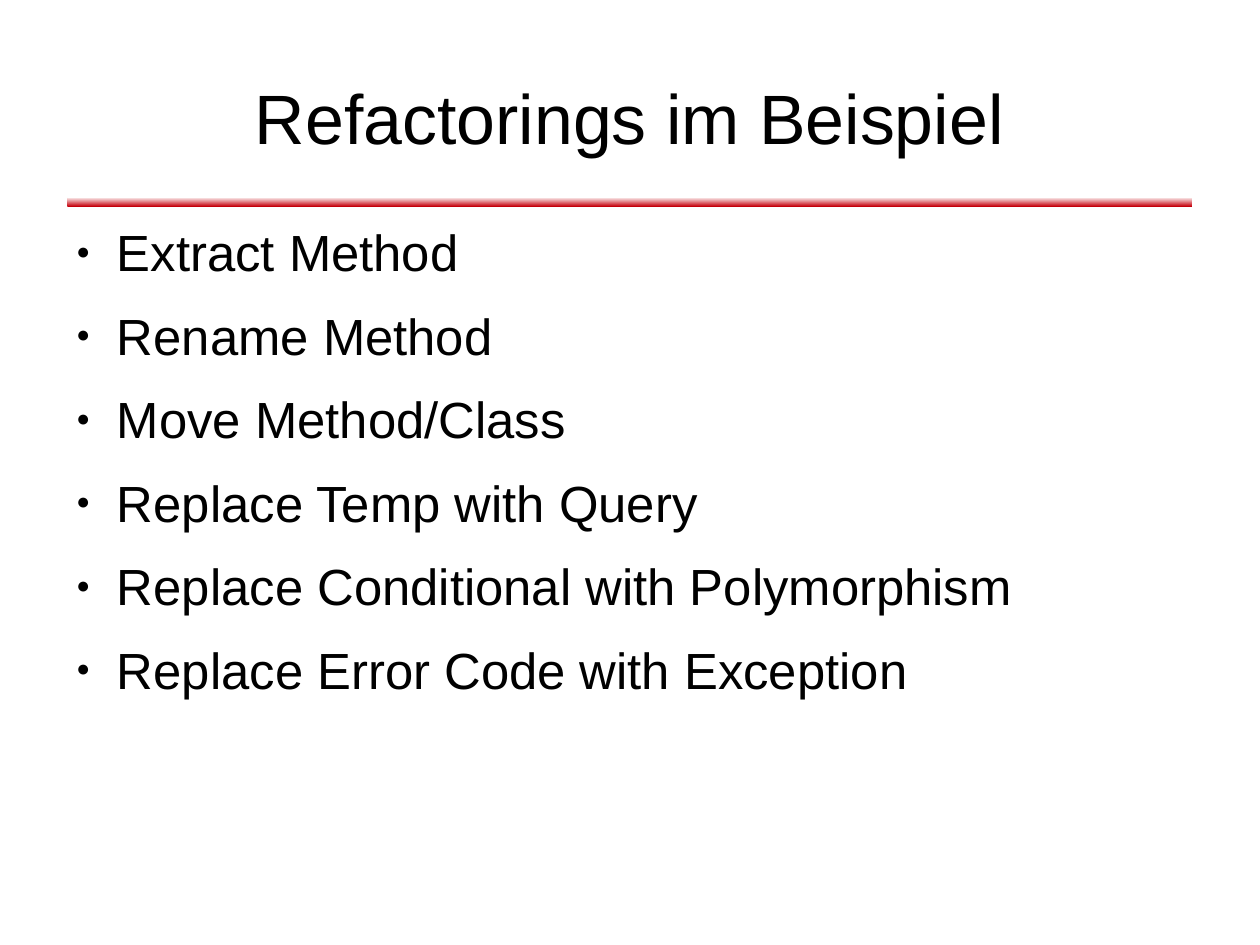
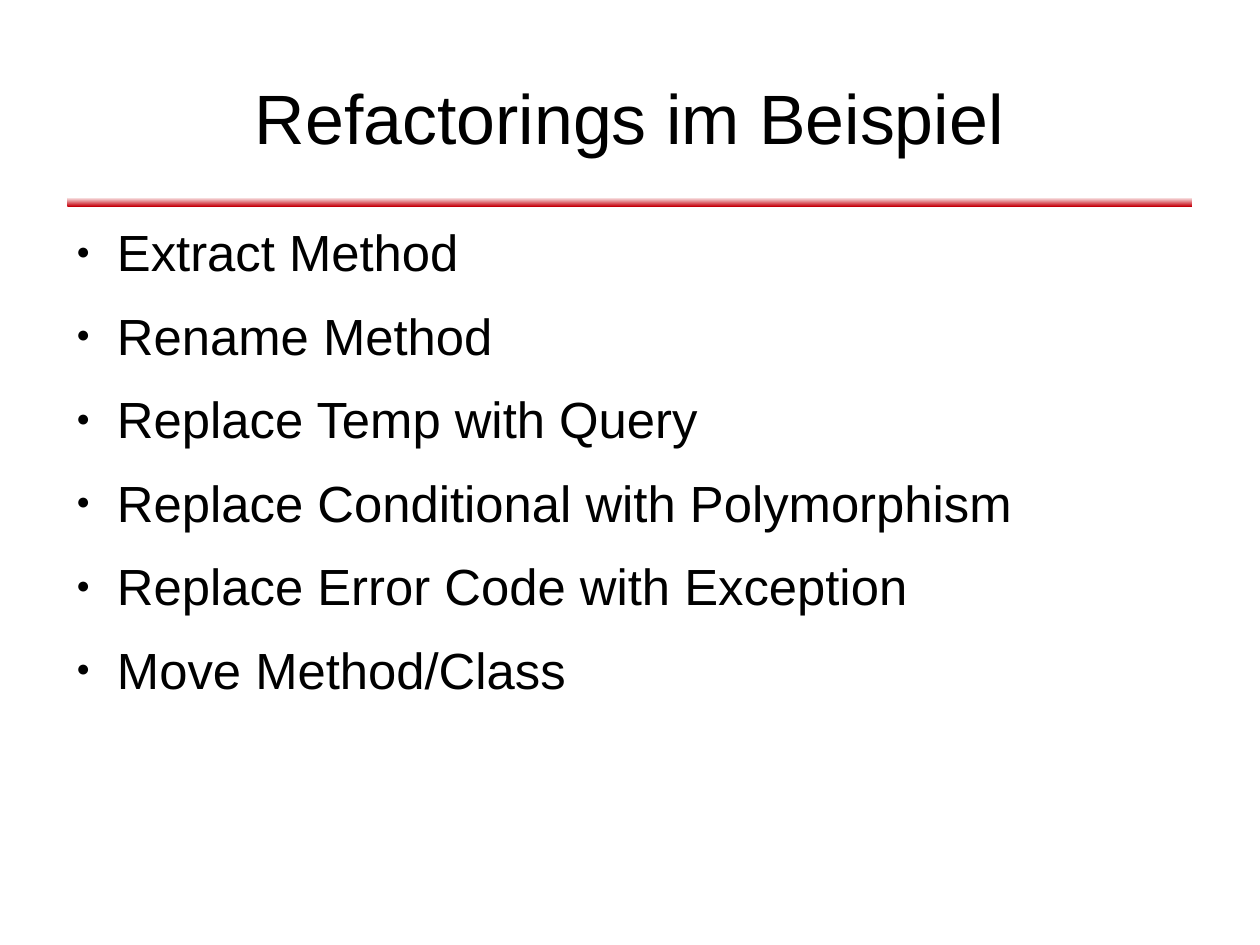
Before and after one commit to dlindner/vorlesung-se2-dhbw, a slide deck: slide 28 of added_2010/Refactoring (2010).odp. Drawn at 1260x945 pixels with LibreOffice and Linux fonts; fonts in the diff are those of the drawing; background and template pictures are left out. Boxes give left, top, right and bottom in pixels: in the first picture for what was removed or moved away, otherwise in the second. Text is boxed around its words. In the diff, an @@ line names an element or a change of style, - is before the commit and + after.

Commit message:
Praktische Vorstellung einiger Refactorings

```diff
--- a/added_2010/Refactoring (2010).odp
+++ b/added_2010/Refactoring (2010).odp
@@ text at <box>117,401,565,439</box>: paragraph removed @@
-● Move Method/Class
@@ text at <box>117,652,565,690</box>: paragraph added @@
+● Move Method/Class
```
Also in this commit, not shown: 7 other slides changed, 10 slides added, 4 slides removed.
